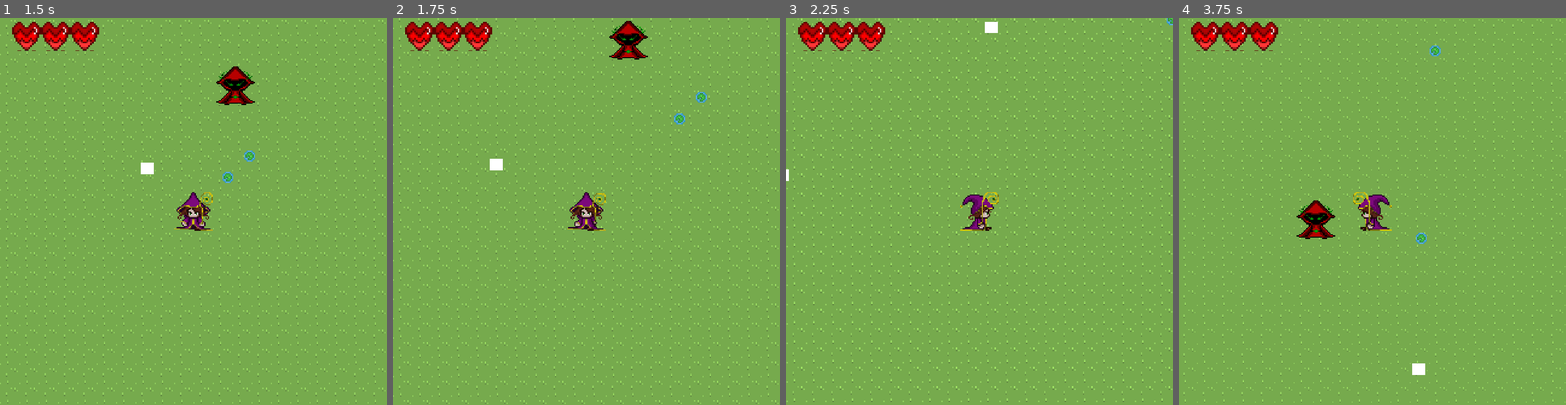
Above: before the commit, frames 1-4 (left to right).
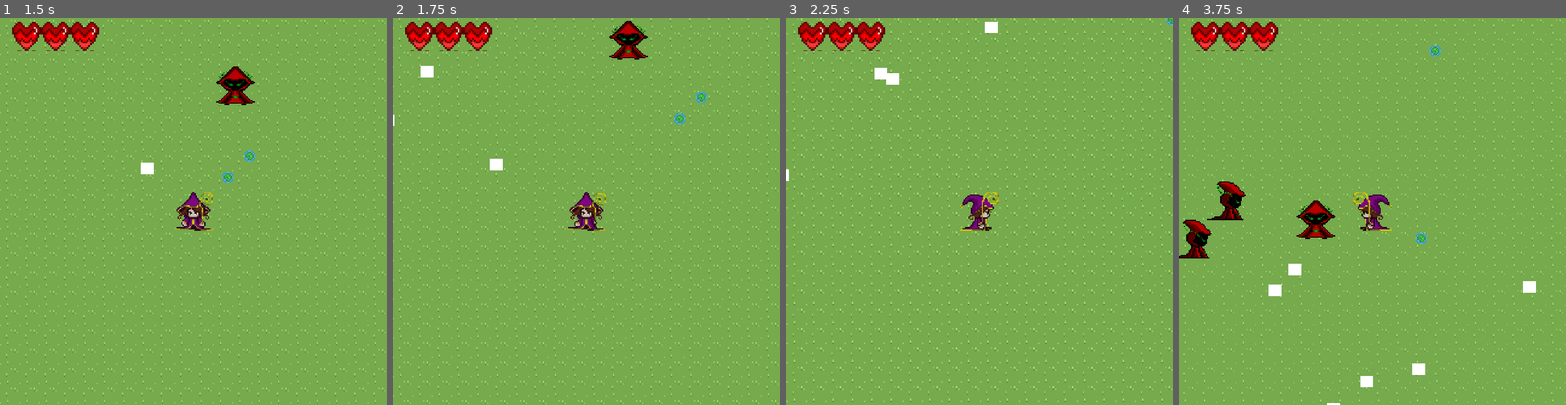
Above: after the commit, the same moments.

Repository: Berekun/Godot_Game_1
Game: Godot game, scene res://world.tscn
Same seed, same stepped clock (60 frames per second), same inputs: the game is played once before the commit and once after it.
Inputs (mouse positions are in pixels of both pictures, inside the frame that each line leads up to):
- Up to frame 1 (1.5 s): tap Enter at 0.5 s; move the mouse to (278, 192) at 0.52 s; press the mouse at (278, 192) at 0.53 s; hold D (right) 0.53-1.28 s; move the mouse to (116, 230) at 1.27 s; release the mouse at (116, 230) at 1.28 s; hold S (down) from 1.28 s (still down); click (116, 230) at 1.35 s
- Up to frame 2 (1.75 s): keep holding S (down)
- Up to frame 3 (2.25 s): move the mouse to (1018, 126) at 2.02 s; release S (down) at 2.03 s; press the mouse at (1018, 126) at 2.03 s; hold D (right) from 2.03 s (still down)
- Up to frame 4 (3.75 s): move the mouse to (1353, 288) at 2.77 s; release D (right) at 2.78 s; release the mouse at (1353, 288) at 2.78 s; hold W (up) 2.78-3.53 s; click (1353, 288) at 2.85 s; move the mouse to (1488, 269) at 3.52 s; press the mouse at (1488, 269) at 3.53 s; hold A (left) from 3.53 s (still down)

Frame 1 is identical in both runs. In frame 2, 0.1% of the frame differs, in the area x 0-11%, y 12-28%; in frame 3, 0.2%; in frame 4, 1.4%, in the area x 0-93%, y 42-100%.

Commit message:
13/10/23

Diff:
--- a/Bullets/Bala.gd
+++ b/Bullets/Bala.gd
@@ -17,5 +17,5 @@
 func _on_Area2D_body_entered(body):
 	self.queue_free()
 
-	if body.name == "enemy":
-		get_parent().get_node("enemy").stats.health -= 1
+	if body.get_collision_layer() == 2:
+		body.stats.health -= 1
--- a/Bullets/Bala.tscn
+++ b/Bullets/Bala.tscn
@@ -8,6 +8,7 @@
 height = 0.0
 
 [sub_resource type="CapsuleShape2D" id=2]
+radius = 8.0
 height = 0.0
 
 [node name="PlayerBullet" type="KinematicBody2D"]
--- a/world.gd
+++ b/world.gd
@@ -12,14 +12,12 @@
 func _createEnemys():
 	var i = 0
 
-	while i < 1:
+	while i < 3:
 		i += 1
 		var enemy = dw.instance()
 		var newPosition = Vector2.ZERO
 		newPosition.x = rng.randi_range(-400, 400)
-		print(newPosition.x)
 		newPosition.y = rng.randi_range(-300, 300)
-		print(newPosition.y)
 		enemy.position = newPosition
 		get_node("YSort").add_child(enemy)
 
--- a/world.tscn
+++ b/world.tscn
@@ -116,8 +116,23 @@
 } ]
 7/z_index = 0
 
-[sub_resource type="ConvexPolygonShape2D" id=11]
-points = PoolVector2Array( 6.125, 4.875, 10.0625, 5, 10, 6.1875, 11.75, 6.25, 12.125, 7.3125, 13.3125, 7.5, 13.75, 8.625, 14.1875, 10.0625, 13.375, 10.9375, 12, 11.5, 11.375, 12.125, 9.5, 12, 8.625, 11.75, 6.25, 11.1875, 4.5625, 10.25, 3.9375, 9.3125, 3.9375, 7.5, 4.5, 6.875, 5.625, 6.125 )
+[sub_resource type="ConvexPolygonShape2D" id=13]
+points = PoolVector2Array( 7.0625, 4.9375, 8.8125, 4.9375, 9, 5.9375, 9.8125, 6.125, 13.9375, 9.0625, 13.875, 10.9375, 9.125, 13.875, 6.0625, 14.0625, 3, 9.75, 3.0625, 9 )
+
+[sub_resource type="ConvexPolygonShape2D" id=14]
+points = PoolVector2Array( 5.9375, 1, 7.875, 0.9375, 14.875, 7.125, 14.9375, 11.9375, 13.125, 13.0625, 1, 13, 0, 11.625, 0.0625, 8 )
+
+[sub_resource type="ConvexPolygonShape2D" id=15]
+points = PoolVector2Array( 5.875, 3, 9.875, 2.875, 14.8125, 8, 14.8125, 11.875, 12, 15.1875, 6, 15.125, 2.1875, 13.1875, 1.125, 12.0625, 1.0625, 7.125 )
+
+[sub_resource type="ConvexPolygonShape2D" id=16]
+points = PoolVector2Array( 3.92035, 3, 7.73285, 3.0625, 15.6703, 10.125, 15.6703, 12.875, 13.9828, 15.0625, 11.2953, 14.9375, 8.98285, 12, 4.85785, 13, 3.04535, 13.125, 1.29535, 11.875, 1.23285, 6.1875 )
+
+[sub_resource type="ConvexPolygonShape2D" id=17]
+points = PoolVector2Array( 6.23285, 5.0625, 6.85785, 4.9375, 8.79535, 7.0625, 8.98285, 10, 10.9828, 10.0625, 10.7953, 9, 12.9203, 9.125, 13.9203, 10.125, 13.9828, 11.6875, 12.9203, 13.625, 9.92035, 11.9375, 7.79535, 10.9375, 6.98285, 11, 4.98285, 13.0625, 3.92035, 13, 2.04535, 11.8125, 2.04535, 9.3125 )
+
+[sub_resource type="ConvexPolygonShape2D" id=18]
+points = PoolVector2Array( 5.1875, 13.9375, 11.0625, 7.75, 16.875, 7.9375, 28, 18.25, 29.0625, 21.0625, 29.0625, 24.8125, 22.625, 29, 16.1875, 28.9375, 13.9375, 28, 6.9375, 28.0625, 5, 25.875, 4.9375, 23.0625, 7.1875, 22.0625, 7, 21.125, 5.1875, 19.9375 )
 
 [sub_resource type="TileSet" id=12]
 0/name = "world.png 0"
@@ -130,17 +145,122 @@
 0/navigation_offset = Vector2( 0, 0 )
 0/shape_offset = Vector2( 0, 0 )
 0/shape_transform = Transform2D( 1, 0, 0, 1, 0, 0 )
-0/shape = SubResource( 11 )
+0/shape = SubResource( 13 )
 0/shape_one_way = false
 0/shape_one_way_margin = 1.0
 0/shapes = [ {
 "autotile_coord": Vector2( 0, 0 ),
 "one_way": false,
 "one_way_margin": 1.0,
-"shape": SubResource( 11 ),
+"shape": SubResource( 13 ),
 "shape_transform": Transform2D( 1, 0, 0, 1, 0, 0 )
 } ]
 0/z_index = 0
+1/name = "world.png 1"
+1/texture = ExtResource( 3 )
+1/tex_offset = Vector2( 0, 0 )
+1/modulate = Color( 1, 1, 1, 1 )
+1/region = Rect2( 112, 80, 16, 16 )
+1/tile_mode = 0
+1/occluder_offset = Vector2( 0, 0 )
+1/navigation_offset = Vector2( 0, 0 )
+1/shape_offset = Vector2( 0, 0 )
+1/shape_transform = Transform2D( 1, 0, 0, 1, 0, 0 )
+1/shape = SubResource( 14 )
+1/shape_one_way = false
+1/shape_one_way_margin = 1.0
+1/shapes = [ {
+"autotile_coord": Vector2( 0, 0 ),
+"one_way": false,
+"one_way_margin": 1.0,
+"shape": SubResource( 14 ),
+"shape_transform": Transform2D( 1, 0, 0, 1, 0, 0 )
+} ]
+1/z_index = 0
+2/name = "world.png 2"
+2/texture = ExtResource( 3 )
+2/tex_offset = Vector2( 0, 0 )
+2/modulate = Color( 1, 1, 1, 1 )
+2/region = Rect2( 128, 80, 16, 16 )
+2/tile_mode = 0
+2/occluder_offset = Vector2( 0, 0 )
+2/navigation_offset = Vector2( 0, 0 )
+2/shape_offset = Vector2( 0, 0 )
+2/shape_transform = Transform2D( 1, 0, 0, 1, 0, 0 )
+2/shape = SubResource( 15 )
+2/shape_one_way = false
+2/shape_one_way_margin = 1.0
+2/shapes = [ {
+"autotile_coord": Vector2( 0, 0 ),
+"one_way": false,
+"one_way_margin": 1.0,
+"shape": SubResource( 15 ),
+"shape_transform": Transform2D( 1, 0, 0, 1, 0, 0 )
+} ]
+2/z_index = 0
+3/name = "world.png 3"
+3/texture = ExtResource( 3 )
+3/tex_offset = Vector2( 0, 0 )
+3/modulate = Color( 1, 1, 1, 1 )
+3/region = Rect2( 144, 80, 16, 16 )
+3/tile_mode = 0
+3/occluder_offset = Vector2( 0, 0 )
+3/navigation_offset = Vector2( 0, 0 )
+3/shape_offset = Vector2( 0, 0 )
+3/shape_transform = Transform2D( 1, 0, 0, 1, 0, 0 )
+3/shape = SubResource( 16 )
+3/shape_one_way = false
+3/shape_one_way_margin = 1.0
+3/shapes = [ {
+"autotile_coord": Vector2( 0, 0 ),
+"one_way": false,
+"one_way_margin": 1.0,
+"shape": SubResource( 16 ),
+"shape_transform": Transform2D( 1, 0, 0, 1, 0, 0 )
+} ]
+3/z_index = 0
+4/name = "world.png 4"
+4/texture = ExtResource( 3 )
+4/tex_offset = Vector2( 0, 0 )
+4/modulate = Color( 1, 1, 1, 1 )
+4/region = Rect2( 160, 80, 16, 16 )
+4/tile_mode = 0
+4/occluder_offset = Vector2( 0, 0 )
+4/navigation_offset = Vector2( 0, 0 )
+4/shape_offset = Vector2( 0, 0 )
+4/shape_transform = Transform2D( 1, 0, 0, 1, 0, 0 )
+4/shape = SubResource( 17 )
+4/shape_one_way = false
+4/shape_one_way_margin = 1.0
+4/shapes = [ {
+"autotile_coord": Vector2( 0, 0 ),
+"one_way": false,
+"one_way_margin": 1.0,
+"shape": SubResource( 17 ),
+"shape_transform": Transform2D( 1, 0, 0, 1, 0, 0 )
+} ]
+4/z_index = 0
+5/name = "world.png 5"
+5/texture = ExtResource( 3 )
+5/tex_offset = Vector2( 0, 0 )
+5/modulate = Color( 1, 1, 1, 1 )
+5/region = Rect2( 64, 16, 32, 32 )
+5/tile_mode = 0
+5/occluder_offset = Vector2( 0, 0 )
+5/navigation_offset = Vector2( 0, 0 )
+5/shape_offset = Vector2( 0, 0 )
+5/shape_transform = Transform2D( 1, 0, 0, 1, 0, 0 )
+5/shape = SubResource( 18 )
+5/shape_one_way = false
+5/shape_one_way_margin = 1.0
+5/shapes = [ {
+"autotile_coord": Vector2( 0, 0 ),
+"one_way": false,
+"one_way_margin": 1.0,
+"shape": SubResource( 18 ),
+"shape_transform": Transform2D( 1, 0, 0, 1, 0, 0 )
+} ]
+5/z_index = 0
 
 [node name="world" type="Node2D"]
 script = ExtResource( 2 )
@@ -158,6 +278,7 @@
 tile_set = SubResource( 12 )
 cell_size = Vector2( 16, 16 )
 show_collision = true
+collision_layer = 3
 format = 1
 
 [node name="YSort" type="YSort" parent="."]
Binary file changed: map/world.png
Not shown: 1 places in world.tscn that only renumber resources
